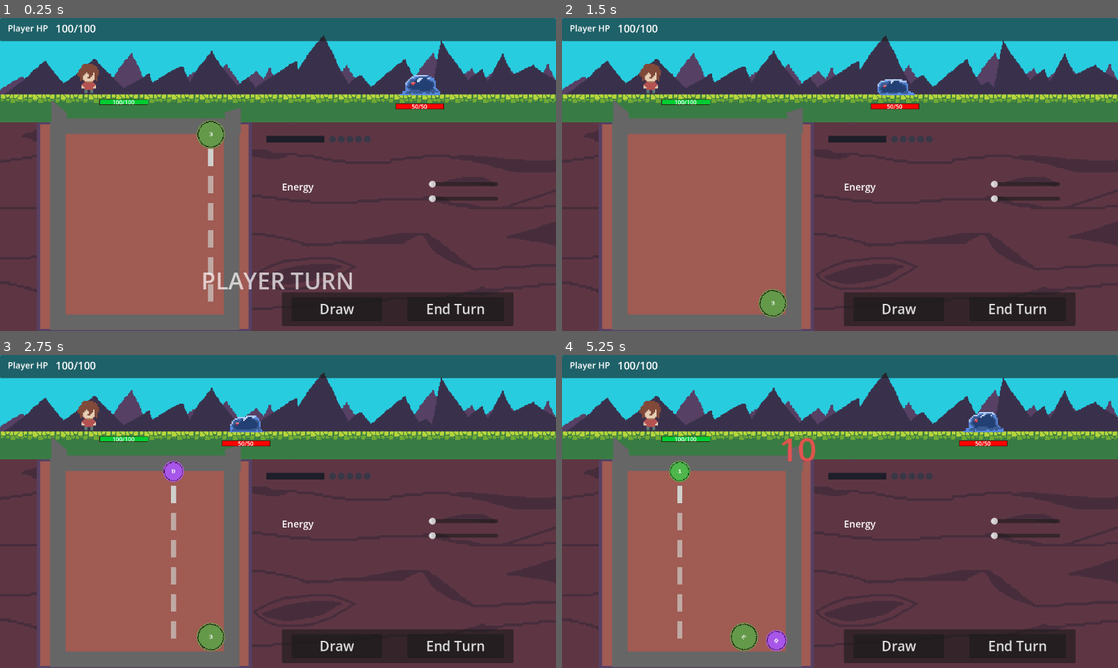
Above: before the commit, frames 1-4 (two rows, left to right).
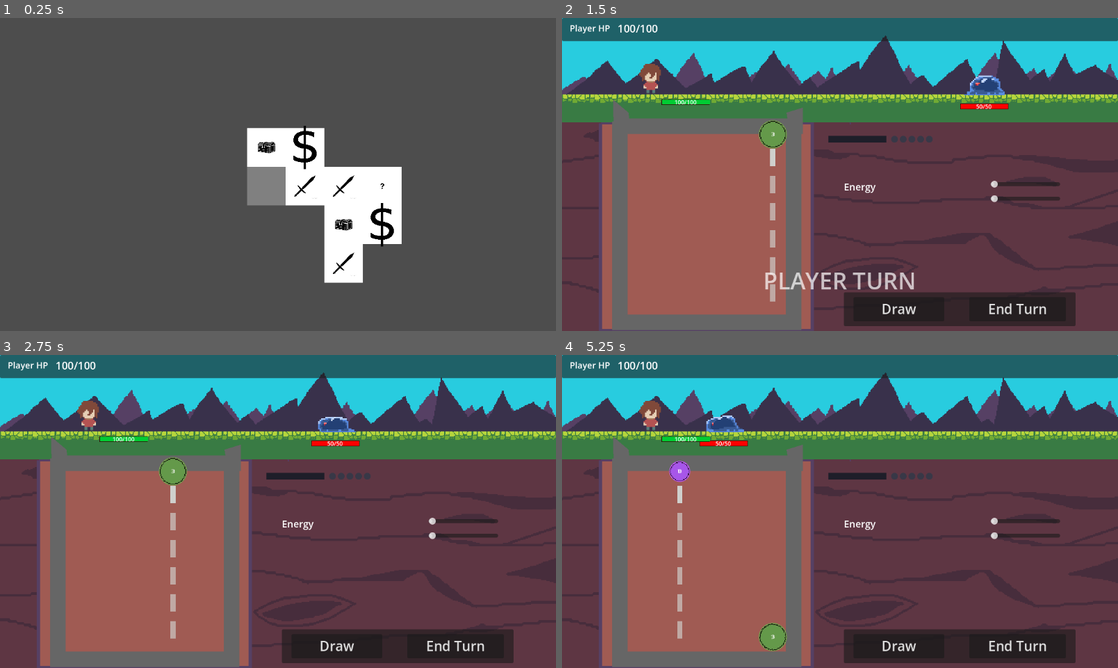
Above: after the commit, the same moments.

Repository: nmh6063-star/GameDesign-FinalProject
Game: Godot game, scene res://scenes/map.tscn
Two runs of this game, one before a commit and one after it. Both use one fixed random seed, a clock stepped at 60 frames per second and the inputs below. Before the commit the project starts from res://scenes/main.tscn.
Inputs (mouse positions are in pixels of both pictures, inside the frame that each line leads up to):
- Up to frame 1 (0.25 s): no input
- Up to frame 2 (1.5 s): click (901, 309) at 0.5 s, where only the run before the commit has a clickable "Draw"; tap Enter (enter_level) at 1.25 s; move the mouse to (962, 158) at 1.27 s; hold D (Move_Right) from 1.28 s (still down); hold X (shoot) from 1.28 s (still down)
- Up to frame 3 (2.75 s): move the mouse to (166, 527) at 2.02 s; release D (Move_Right) at 2.03 s; release X (shoot) at 2.03 s; hold S (Move_Down) from 2.03 s (still down); tap Enter (enter_level) at 2.1 s; tap X (shoot) at 2.3 s
- Up to frame 4 (5.25 s): move the mouse to (895, 442) at 2.77 s; release S (Move_Down) at 2.78 s; hold D (Move_Right) 2.78-3.53 s; hold X (shoot) 2.78-3.53 s; click (895, 442) at 2.85 s; move the mouse to (812, 574) at 3.52 s; hold W (Move_Up) 3.53-4.28 s; tap X (shoot) at 3.6 s; move the mouse to (1006, 558) at 4.27 s; hold X (shoot) 4.28-5.03 s; hold A (left) from 4.28 s (still down); move the mouse to (673, 464) at 5.02 s; tap Enter (enter_level) at 5.1 s

The runs differ from the first frame. In frame 1, 73% of the frame differs, in the area x 0-100%, y 0-100%; in frame 2, 2.6%; in frame 3, 1.6%; in frame 4, 2.1%.

Commit message:
Scene changes + map additions

Diff:
--- a/project.godot
+++ b/project.godot
@@ -11,7 +11,7 @@
 [application]
 
 config/name="ProfessorPinballsCastle"
-run/main_scene="uid://tt07u0d3npdi"
+run/main_scene="uid://bdoo1vsi5jcwo"
 config/features=PackedStringArray("4.6", "GL Compatibility")
 boot_splash/bg_color=Color(0, 0.133333, 0.764706, 1)
 config/icon="res://assets/CapsuleBall.png"
--- a/script/core/global.gd
+++ b/script/core/global.gd
@@ -18,3 +18,5 @@
 var current_tile = Vector2(-1, 0)
 
 @onready var ballInPlay = get_node("/root/Node2D/Ball")
+
+var savedMapData = []
--- a/script/map/map_generator.gd
+++ b/script/map/map_generator.gd
@@ -10,6 +10,9 @@
 	if !Global.map_drawn:
 		Global.map_drawn = true
 		_generate_map()
+	else:
+		for i in range(Global.savedMapData.size()):
+			_generate_tile(Global.savedMapData[i]["pos"], Global.savedMapData[i]["type"])
 
 func _physics_process(delta: float) -> void:
 	if currentTile != Global.current_tile:
@@ -35,7 +38,7 @@
 func _generate_map():
 	var horizontal = 0
 	while horizontal < Global.map_horizontal:
-		_generate_tile(Vector2(horizontal, 0))
+		_generate_tile(Vector2(horizontal, 0), "")
 		for i in range(2):
 			var vertical = 0
 			while vertical < Global.map_vertical:
@@ -45,29 +48,31 @@
 						vertical +=  1
 					else:
 						vertical -= 1
-					_generate_tile(Vector2(horizontal, vertical))
+					_generate_tile(Vector2(horizontal, vertical), "")
 				else:
 					break
 		horizontal += 1
 
-func _generate_tile(pos: Vector2):
+func _generate_tile(pos: Vector2, typing: String):
 	var inst = tile.instantiate()
 	inst.position = pos * 80
 	var setType = randf_range(0.0, 1.0)
-	var type = ""
-	if pos == Vector2.ZERO:
-		type = "empty"
-	else:
-		if setType < 0.25:
-			type = "fight"
-		elif setType < 0.5:
-			type = "chest"
-		elif setType < 0.75:
-			type = "shop"
+	var type = typing
+	if typing == "":
+		if pos == Vector2.ZERO:
+			type = "empty"
 		else:
-			type = "random"
+			if setType < 0.25:
+				type = "fight"
+			elif setType < 0.5:
+				type = "chest"
+			elif setType < 0.75:
+				type = "shop"
+			else:
+				type = "random"
 	inst.setPanel(type)
 	add_child(inst)
+	Global.savedMapData.append({"type" = type, "pos" = pos})
 
 func _check_tile_valid(pos: Vector2):
 	var children = get_children()
--- a/script/session/game_manager.gd
+++ b/script/session/game_manager.gd
@@ -39,6 +39,8 @@
 var target
 var _shoot_ammo: RefCounted = ShootAmmoT.new()
 
+var mapState = "res://scenes/map.tscn"
+
 
 func _ready() -> void:
 	Global.player_energy = Global.player_energy_max
@@ -64,39 +66,42 @@
 
 
 func _physics_process(_delta: float) -> void:
-	_try_merge()
-	var healed := _specials.resolve(get_parent() as Node2D, _template_ball() as GameBall, Callable(get_parent(), &"wire_playfield_ball"))
-	if healed > 0:
-		player_healed.emit(healed)
-	match Global.phase:
-		Global.Phase.PLAY:
-			_keep_hand()
-	"""
-	match Global.phase:
-		Global.Phase.PLAY:
-			_keep_hand()
-		Global.Phase.RESOLVE:
-			if not _resolve_specials_done:
-				var healed := _specials.resolve(get_parent() as Node2D, _template_ball() as GameBall, Callable(get_parent(), &"wire_playfield_ball"))
-				if healed > 0:
-					player_healed.emit(healed)
-				_resolve_specials_done = true
-			#if not _combat_damage_phase:
-			_process_pending_player_damage(_delta)
-	"""
-	target.position = get_local_mouse_position()
-	target.visible = Input.is_action_pressed("shoot") and _shoot_ammo.can_shoot()
-	if Input.is_action_just_pressed("shoot"):
-		if not _shoot_ammo.try_consume_shot():
-			return
-		var bodies = target.get_node("Area2D").get_overlapping_bodies()
-		var enemy := get_tree().get_first_node_in_group("enemy")
-		for body in bodies:
-			if body.name != "Box":
-				_combat.player_attack(enemy, body.level)
-				body.queue_free()
-		_burst_knock_on_balls(target.global_position, SHOOT_BURST_STRENGTH_MULT)
-		_sync_shoot_ammo_ui()
+	if get_tree().get_first_node_in_group("enemy").current_health <= 0:
+		get_tree().change_scene_to_file(mapState)
+	else:
+		_try_merge()
+		var healed := _specials.resolve(get_parent() as Node2D, _template_ball() as GameBall, Callable(get_parent(), &"wire_playfield_ball"))
+		if healed > 0:
+			player_healed.emit(healed)
+		match Global.phase:
+			Global.Phase.PLAY:
+				_keep_hand()
+		"""
+		match Global.phase:
+			Global.Phase.PLAY:
+				_keep_hand()
+			Global.Phase.RESOLVE:
+				if not _resolve_specials_done:
+					var healed := _specials.resolve(get_parent() as Node2D, _template_ball() as GameBall, Callable(get_parent(), &"wire_playfield_ball"))
+					if healed > 0:
+						player_healed.emit(healed)
+					_resolve_specials_done = true
+				#if not _combat_damage_phase:
+				_process_pending_player_damage(_delta)
+		"""
+		target.position = get_local_mouse_position()
+		target.visible = Input.is_action_pressed("shoot") and _shoot_ammo.can_shoot()
+		if Input.is_action_just_pressed("shoot"):
+			if not _shoot_ammo.try_consume_shot():
+				return
+			var bodies = target.get_node("Area2D").get_overlapping_bodies()
+			var enemy := get_tree().get_first_node_in_group("enemy")
+			for body in bodies:
+				if body.name != "Box":
+					_combat.player_attack(enemy, body.level)
+					body.queue_free()
+			_burst_knock_on_balls(target.global_position, SHOOT_BURST_STRENGTH_MULT)
+			_sync_shoot_ammo_ui()
 
 
 func _keep_hand() -> void:
